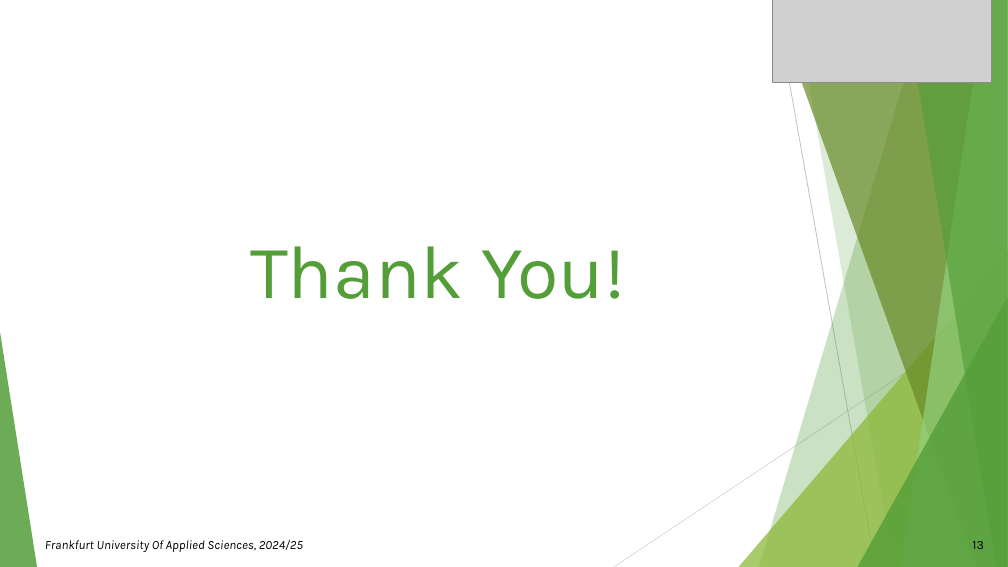
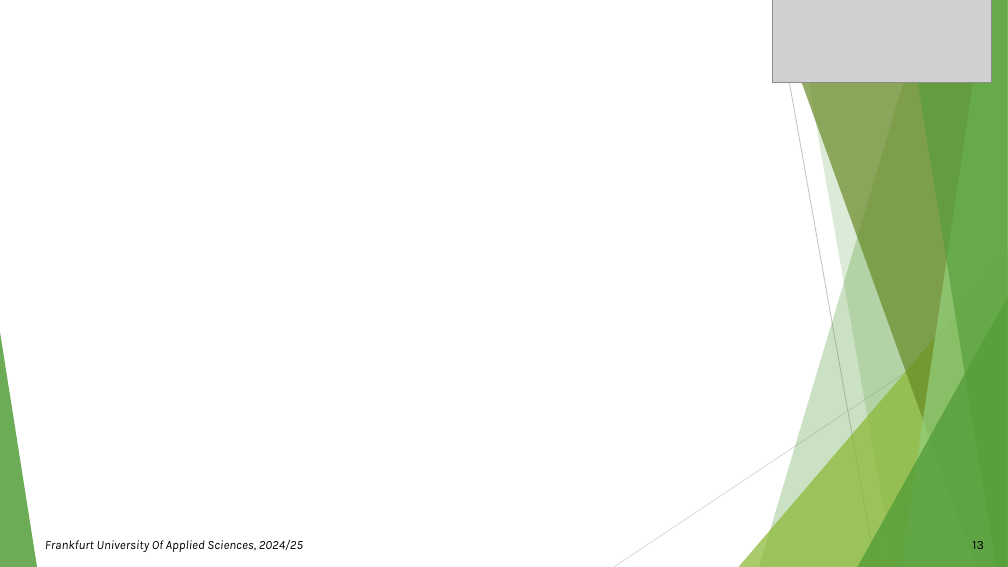
Before and after one commit to Muhammad-Talha-S/synergy-neocortex-ad, a slide deck: slide 13 of source/MySEProject/Documentation/Presentation_SE finalllll.pptx. Drawn at 1008x567 pixels with LibreOffice and Linux fonts; fonts in the diff are those of the drawing; grey boxes stand for pictures. Boxes give left, top, right and bottom in pixels: in the first picture for what was removed or moved away, otherwise in the second. Text is boxed around its words. In the diff, an @@ line names an element or a change of style, - is before the commit and + after.

```diff
--- a/source/MySEProject/Documentation/Presentation_SE finalllll.pptx
+++ b/source/MySEProject/Documentation/Presentation_SE finalllll.pptx
@@ title removed at [250, 246, 625, 299] @@
-Thank You!
```
